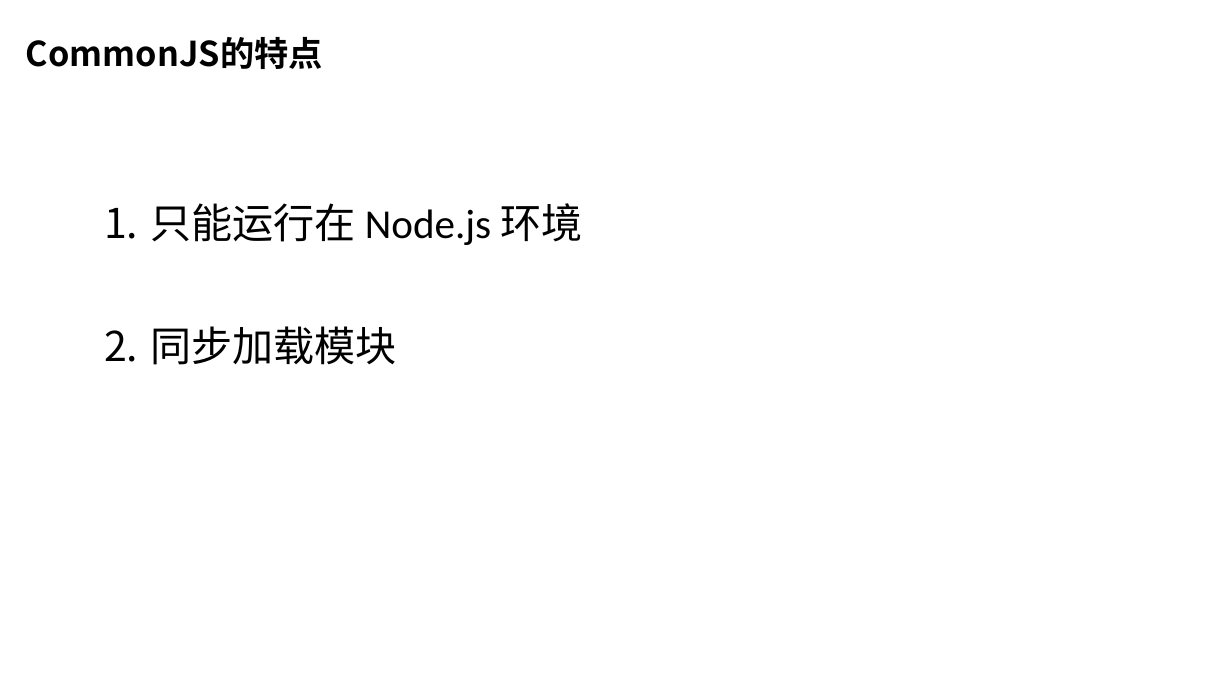
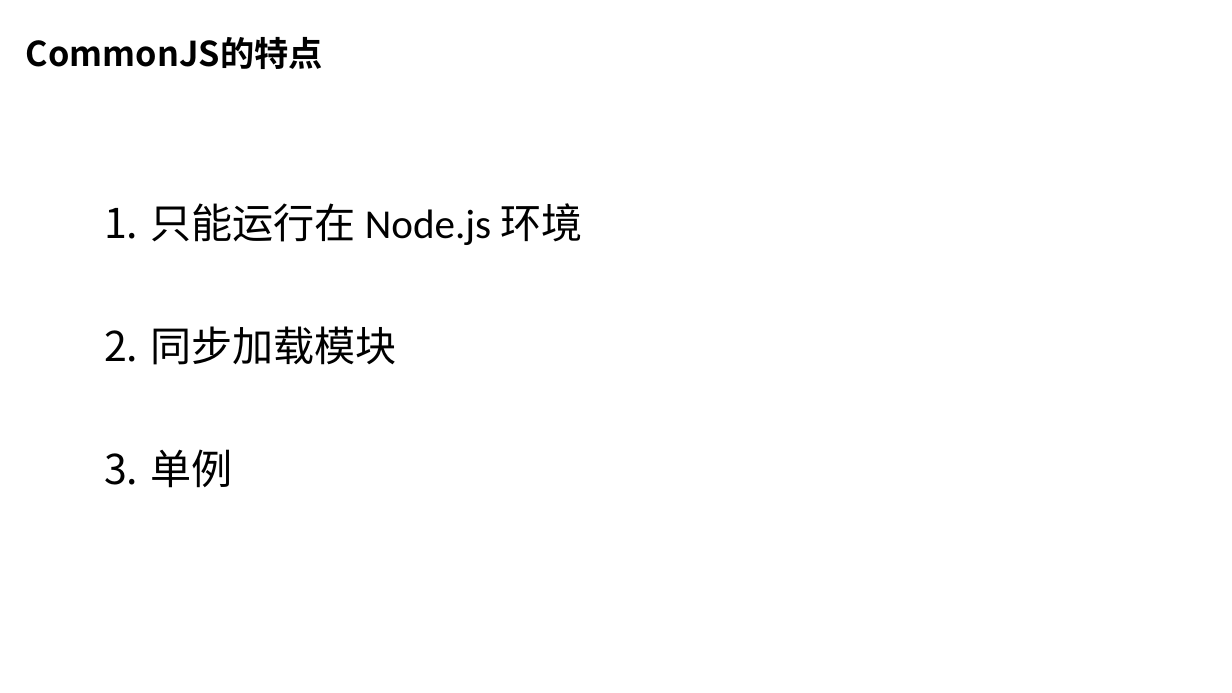
Before and after one commit to chasingsnail/study-blog, a slide deck: slide 10 of 封装库&笔记/前端模块化分享/前端模块化.pptx. Drawn at 1232x693 pixels with LibreOffice and Linux fonts; fonts in the diff are those of the drawing; background and template pictures are left out. Boxes give left, top, right and bottom in pixels: in the first picture for what was removed or moved away, otherwise in the second. Text is boxed around its words. In the diff, an @@ line names an element or a change of style, - is before the commit and + after.

```diff
--- a/封装库&笔记/前端模块化分享/前端模块化.pptx
+++ b/封装库&笔记/前端模块化分享/前端模块化.pptx
@@ text at <box>150,449,232,488</box>: paragraph added @@
+3. 单例
```
Also in this commit, not shown: 4 other slides changed, 2 other files.
